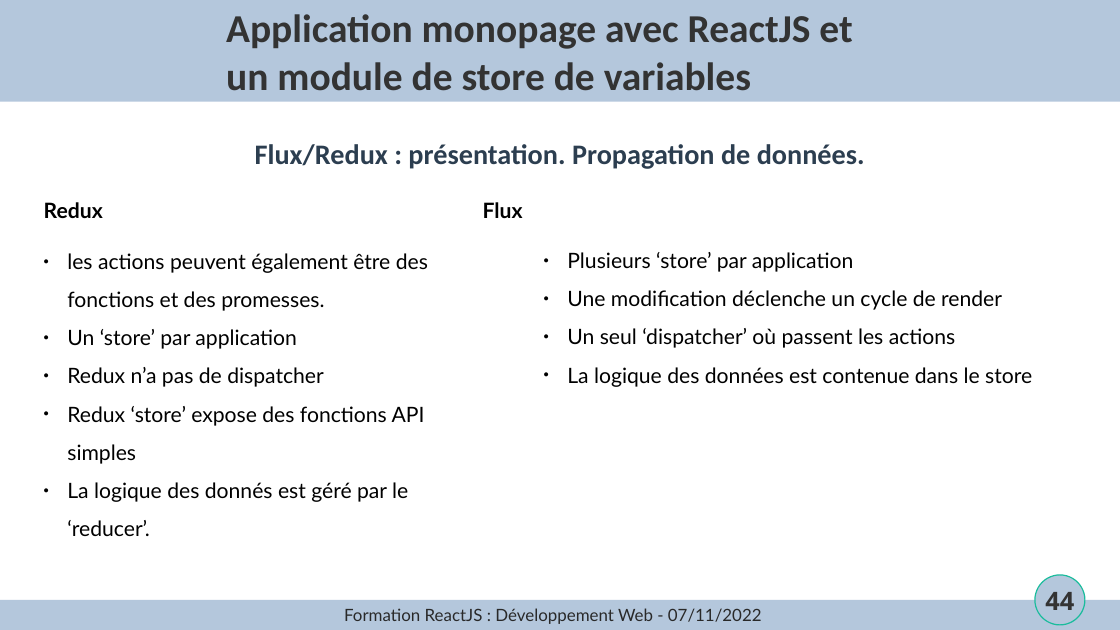
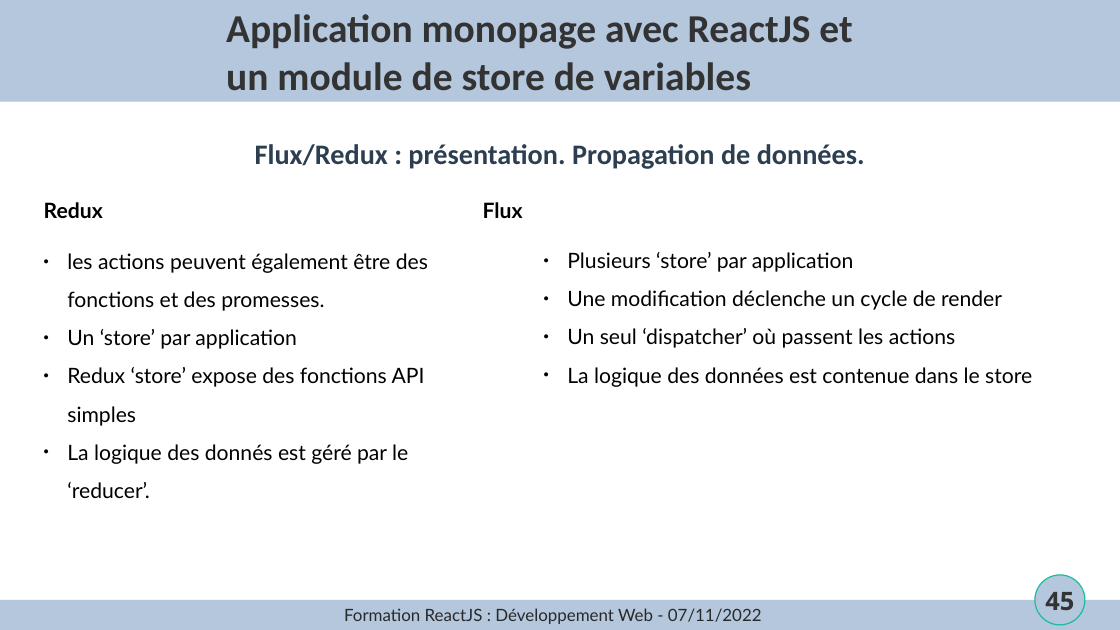
Before and after one commit to joselegitan/formation-react, a slide deck: slide 45 of cours.odp (slide 44 before the commit). Drawn at 1120x630 pixels with LibreOffice and Linux fonts; fonts in the diff are those of the drawing; background and template pictures are left out. Boxes give left, top, right and bottom in pixels: in the first picture for what was removed or moved away, otherwise in the second. Text is boxed around its words. In the diff, an @@ line names an element or a change of style, - is before the commit and + after.

```diff
--- a/cours.odp
+++ b/cours.odp
@@ text at [67,367,324,387]: paragraph removed @@
-● Redux n’a pas de dispatcher
@@ page number at [1045,592,1074,610]: text changed @@
-44
+45
```
Also in this commit, not shown: 3 other slides changed, 3 slides added, 2 slides removed.
